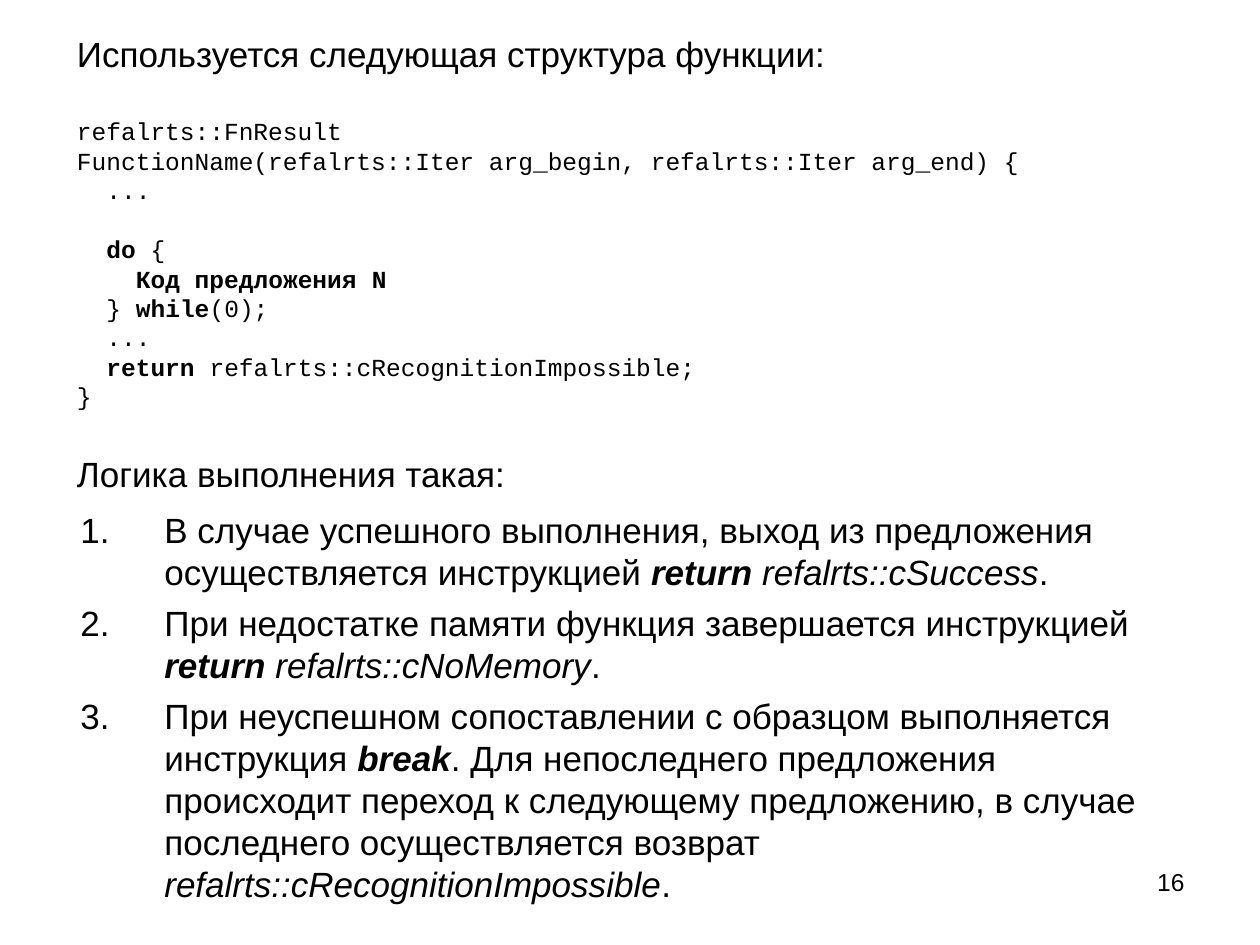
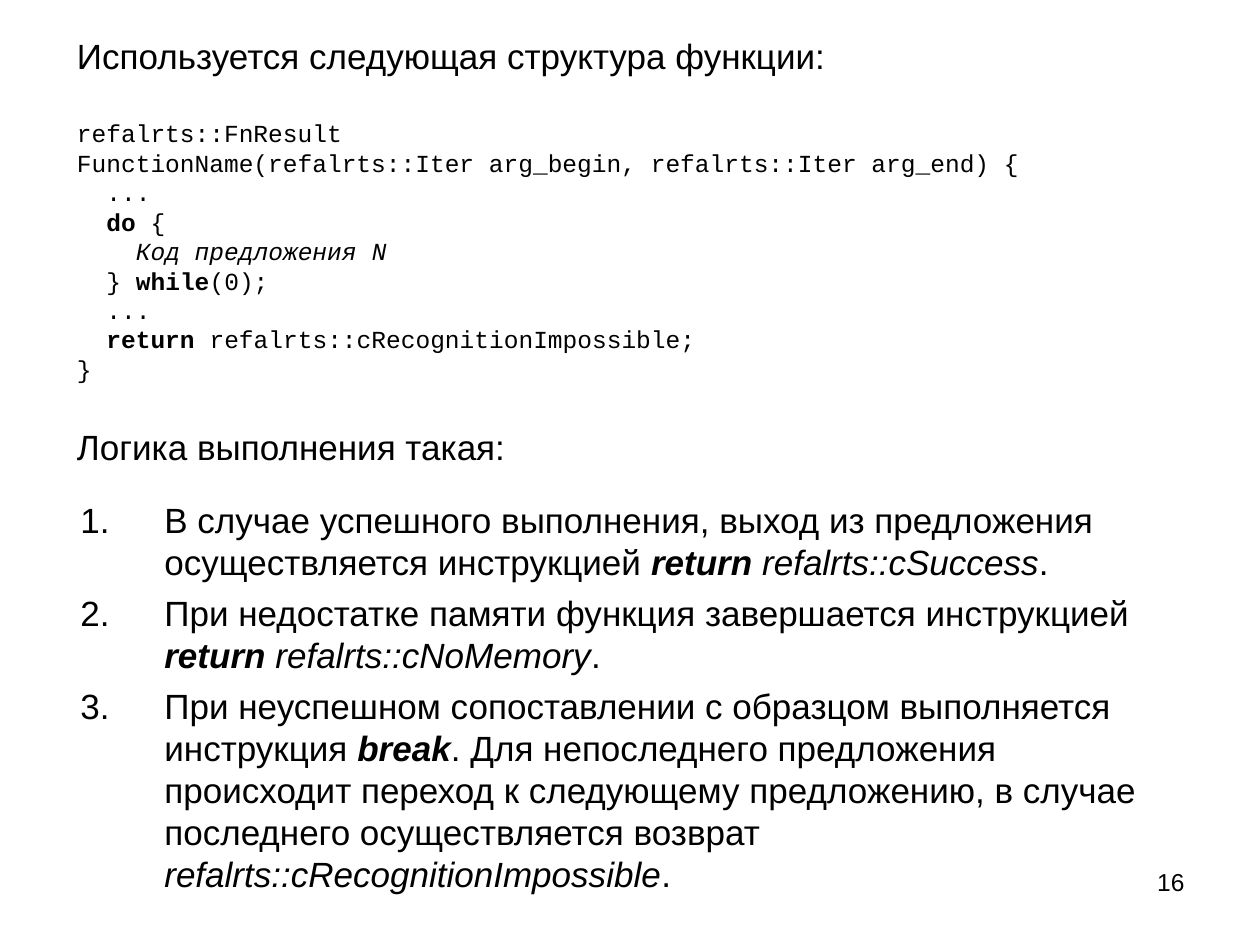
Before and after one commit to Mazdaywik/Refal-05, a slide deck: slide 16 of doc/Компилятор Простого Рефала.ppt. Drawn at 1260x945 pixels with LibreOffice and Linux fonts; fonts in the diff are those of the drawing. Boxes give left, top, right and bottom in pixels: in the first picture for what was removed or moved away, otherwise in the second. Text is boxed around its words. In the diff, an @@ line names an element or a change of style, - is before the commit and + after.

```diff
--- a/doc/Компилятор Простого Рефала.ppt
+++ b/doc/Компилятор Простого Рефала.ppt
@@ text "Используется следующая структура функции: refalrts::FnResult ..." at [77, 43, 989, 461]: bold off, italic on in "Код предложения N" @@
@@ text "В случае успешного выполнения, выход ...": place and size @@
-text "В случае успешного выполнения, выход ..." at [164, 519, 1136, 904]
+text "В случае успешного выполнения, выход ..." at [164, 509, 1136, 894]
```
Also in this commit, not shown: 6 other slides changed, 2 other files.
